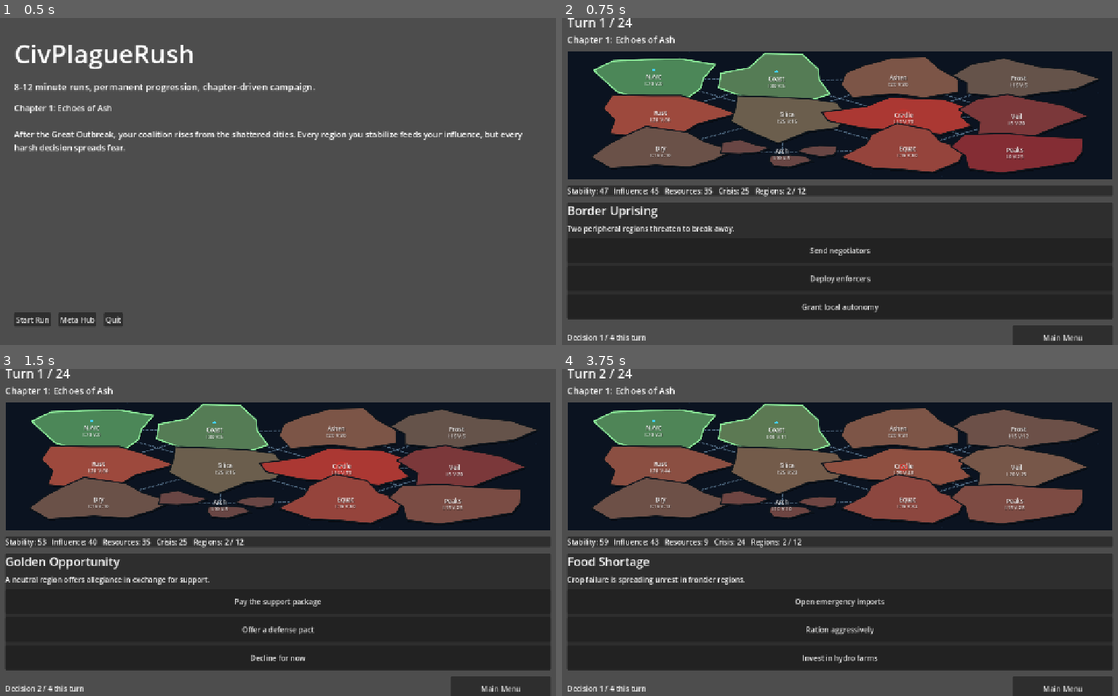
Above: before the commit, frames 1-4 (two rows, left to right).
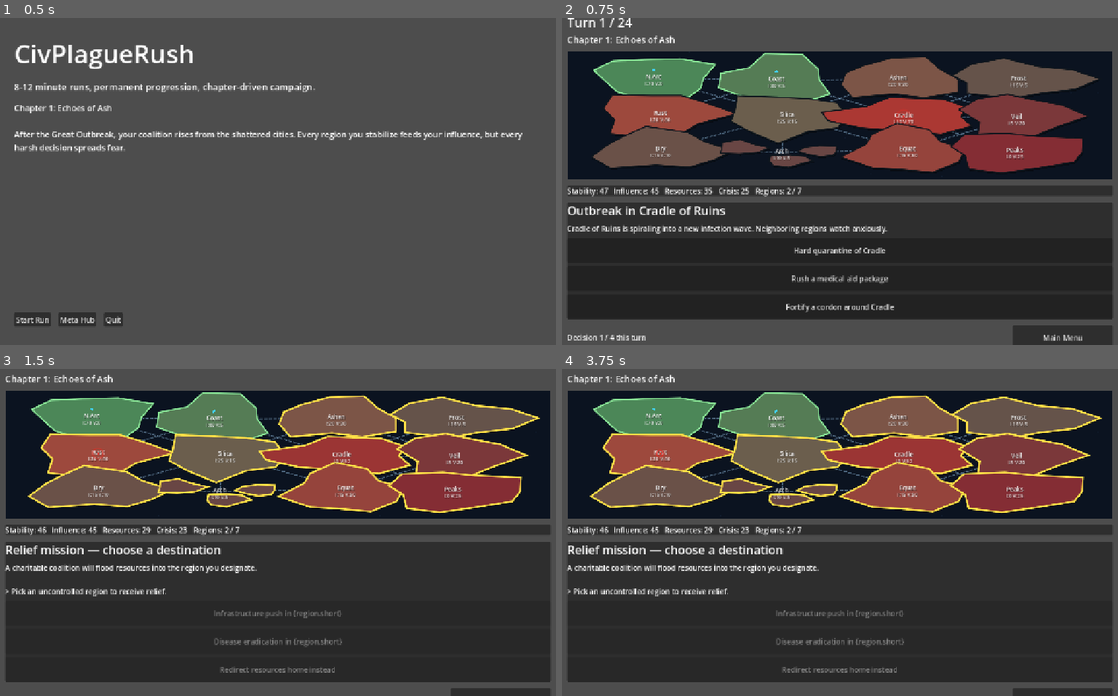
Above: after the commit, the same moments.

Repository: josemarnaiz/civplaguerush
Game: Godot game, scene res://scenes/MainMenu.tscn
The game is run twice, just before and just after one commit, with the same random seed, the same clock (stepped at 60 frames per second) and the same inputs.
Inputs (mouse positions are in pixels of both pictures, inside the frame that each line leads up to):
- Up to frame 1 (0.5 s): no input
- Up to frame 2 (0.75 s): click "Start Run" at 0.5 s
- Up to frame 3 (1.5 s): click (278, 601) at 1.25 s, where only the run before the commit has a clickable "Send negotiators"
- Up to frame 4 (3.75 s): click (840, 601) at 2 s, where only the run before the commit has a clickable "Pay the support package"; click (840, 601) at 2.75 s, where only the run before the commit has a clickable "Lock down trade hubs"; click (840, 601) at 3.5 s, where only the run before the commit has a clickable "Open emergency imports"

Frame 1 is identical in both runs. In frame 2, 1.8% of the frame differs, in the area x 0-60%, y 51-90%; in frame 3, 36%; in frame 4, 37%, in the area x 0-99%, y 0-99%.

Commit message:
Phase 2: regional events with auto and player-chosen targets
Adds spatial decision-making on top of Phase 1: events can now resolve
to a specific region (infection hotspot, contested border, weakest
foothold) or ask the player to pick one on the map. Their effects flow
into the target region and optionally its neighbors.

- data/events.json: four new templated events (outbreak_focus,
  frontier_uprising, defector_cell, relief_mission). New fields
  `template`, `target_filter`, `target_prompt`, `effects_regional`,
  `effects_adjacent`, and `{region.name}` / `{region.short}`
  placeholders in titles, descriptions and choice labels.
- scripts/systems/event_director.gd: rewritten. Resolves templates
  (most_infected, least_influence, bordering_controlled,
  frontier_controlled) before surfacing events, substitutes region
  placeholders, and emits `player_chooses` events with a precomputed
  candidate list. Skips events that can't resolve so the turn still
  fills.
- scripts/systems/world_simulation.gd: apply_effects_regional and
  apply_effects_adjacent as public entry points for the new event
  payloads. Derived stats refresh after each application.
- scripts/run_scene.gd: routes choices through regional/adjacent
  application paths, enters "pick region" mode when an event is
  `player_chooses` (highlights candidates via set_selectable, disables
  choices until a region is picked, bakes the pick back into the
  event), and uses the new `target_control_regions` value in the HUD.
- data/run_config.json: rebalance to 7/12 controlled regions and max
  crisis 50 for win, matching the richer spatial loop.

Validated live via the Godot MCP: templates resolve to expected
regions on the default grid, regional effects update target state,
adjacent effects propagate to neighbors, derived global stats refresh.

Made-with: Cursor

Diff:
--- a/data/events.json
+++ b/data/events.json
@@ -93,5 +93,99 @@
         "effects": { "resources": 2, "influence": -3 }
       }
     ]
+  },
+  {
+    "id": "outbreak_focus",
+    "title": "Outbreak in {region.name}",
+    "description": "{region.name} is spiraling into a new infection wave. Neighboring regions watch anxiously.",
+    "template": "most_infected",
+    "choices": [
+      {
+        "label": "Hard quarantine of {region.short}",
+        "effects_regional": { "infection": -18, "influence": -4, "stability": -3 },
+        "effects": { "resources": -6 }
+      },
+      {
+        "label": "Rush a medical aid package",
+        "effects_regional": { "infection": -10, "stability": 4 },
+        "effects": { "resources": -10 }
+      },
+      {
+        "label": "Fortify a cordon around {region.short}",
+        "effects_regional": { "infection": 6 },
+        "effects_adjacent": { "influence": 2, "infection": -3 },
+        "effects": { "resources": -3 }
+      }
+    ]
+  },
+  {
+    "id": "frontier_uprising",
+    "title": "Unrest on the {region.short} frontier",
+    "description": "Tensions flare in {region.name}, a contested border next to your power.",
+    "template": "bordering_controlled",
+    "choices": [
+      {
+        "label": "Deploy loyalist cadre",
+        "effects_regional": { "influence": 12, "stability": -4 },
+        "effects": { "resources": -5 }
+      },
+      {
+        "label": "Offer trade incentives",
+        "effects_regional": { "influence": 7, "stability": 4 },
+        "effects": { "resources": -8 }
+      },
+      {
+        "label": "Ignore the unrest",
+        "effects_regional": { "infection": 5, "influence": -2 },
+        "effects": { "stability": -2 }
+      }
+    ]
+  },
+  {
+    "id": "defector_cell",
+    "title": "Defector cell in {region.name}",
+    "description": "Rival cells organize out of {region.name}, eyeing your nearby holdings.",
+    "template": "least_influence",
+    "choices": [
+      {
+        "label": "Infiltrate and co-opt",
+        "effects_regional": { "influence": 8 },
+        "effects": { "resources": -6, "crisis": 2 }
+      },
+      {
+        "label": "Economic siege on {region.short}",
+        "effects_regional": { "influence": 5, "stability": -6 },
+        "effects": { "resources": -3 }
+      },
+      {
+        "label": "Let them bleed themselves",
+        "effects_adjacent": { "infection": 3 },
+        "effects": { "crisis": 3 }
+      }
+    ]
+  },
+  {
+    "id": "relief_mission",
+    "title": "Relief mission — choose a destination",
+    "description": "A charitable coalition will flood resources into the region you designate.",
+    "template": "player_chooses",
+    "target_filter": "uncontrolled",
+    "target_prompt": "Pick an uncontrolled region to receive relief.",
+    "choices": [
+      {
+        "label": "Infrastructure push in {region.short}",
+        "effects_regional": { "influence": 10, "stability": 5 },
+        "effects": { "resources": -8 }
+      },
+      {
+        "label": "Disease eradication in {region.short}",
+        "effects_regional": { "infection": -15, "stability": 3 },
+        "effects": { "resources": -10 }
+      },
+      {
+        "label": "Redirect resources home instead",
+        "effects": { "resources": 6, "influence": -3 }
+      }
+    ]
   }
 ]
--- a/data/run_config.json
+++ b/data/run_config.json
@@ -13,8 +13,8 @@
     "control_regions": 2
   },
   "win_conditions": {
-    "target_control_regions": 8,
-    "max_crisis_for_win": 60
+    "target_control_regions": 7,
+    "max_crisis_for_win": 50
   },
   "lose_conditions": {
     "stability_below": 10,
--- a/scripts/run_scene.gd
+++ b/scripts/run_scene.gd
@@ -35,6 +35,10 @@
 var current_event_index: int = 0
 var decisions_this_turn: int = 0
 
+# True while the active event is waiting for the player to click a region
+# before choices become selectable.
+var _awaiting_region_pick: bool = false
+
 
 func _ready() -> void:
 	back_button.pressed.connect(_on_back_pressed)
@@ -78,7 +82,7 @@
 	var min_decisions: int = int(config.get("decisions_per_turn_min", 3))
 	var max_decisions: int = int(config.get("decisions_per_turn_max", 4))
 	decisions_this_turn = randi_range(min_decisions, max_decisions)
-	current_turn_events = event_director.next_choices(decisions_this_turn)
+	current_turn_events = event_director.next_choices(decisions_this_turn, world_simulation.region_grid)
 	current_event_index = 0
 
 	_render_state()
@@ -88,12 +92,14 @@
 func _render_state() -> void:
 	turn_label.text = "Turn %d / %d" % [world_simulation.turn_index + 1, world_simulation.turns_total]
 	var s: Dictionary = world_simulation.world_state
-	stats_label.text = "Stability: %d   Influence: %d   Resources: %d   Crisis: %d   Regions: %d / 12" % [
+	var target: int = int(config.get("win_conditions", {}).get("target_control_regions", 7))
+	stats_label.text = "Stability: %d   Influence: %d   Resources: %d   Crisis: %d   Regions: %d / %d" % [
 		int(s.get("stability", 0)),
 		int(s.get("influence", 0)),
 		int(s.get("resources", 0)),
 		int(s.get("crisis", 0)),
-		int(s.get("control_regions", 0))
+		int(s.get("control_regions", 0)),
+		target
 	]
 	progress_label.text = "Decision %d / %d this turn" % [current_event_index + 1, max(1, decisions_this_turn)]
 	_refresh_region_map()
@@ -111,36 +117,113 @@
 		child.queue_free()
 
 	if current_turn_events.is_empty() or current_event_index >= current_turn_events.size():
+		_end_region_pick_mode()
 		_finalize_turn()
 		return
 
 	var event_data: Dictionary = current_turn_events[current_event_index]
+	var kind: String = String(event_data.get("_kind", "global"))
+
 	event_title_label.text = String(event_data.get("title", "Unknown Event"))
 	event_description_label.text = String(event_data.get("description", "No description."))
 
 	var profile: Dictionary = platform_profile.current_profile()
 	var min_size: Vector2i = profile.get("button_min_size", Vector2i(220, 54))
+
+	if kind == "player_chooses":
+		_begin_region_pick_mode(event_data)
+	else:
+		_end_region_pick_mode()
 
 	for choice in event_data.get("choices", []):
 		var button := Button.new()
 		button.text = String(choice.get("label", "Choose"))
 		button.autowrap_mode = TextServer.AUTOWRAP_WORD_SMART
 		button.custom_minimum_size = Vector2(min_size.x, min_size.y)
+		button.disabled = _awaiting_region_pick
 		button.pressed.connect(_on_choice_selected.bind(choice))
 		choices_container.add_child(button)
 
 	_render_state()
 
 
+# --- Regional pick mode ----------------------------------------------------
+
+func _begin_region_pick_mode(event_data: Dictionary) -> void:
+	_awaiting_region_pick = true
+	var candidates: Array = event_data.get("_candidates", [])
+	if region_map.has_method("set_selectable"):
+		region_map.set_selectable(candidates)
+
+	var prompt: String = String(event_data.get("target_prompt", "Pick a region on the map."))
+	event_description_label.text = "%s\n\n> %s" % [
+		String(event_data.get("description", "")),
+		prompt
+	]
+
+
+func _end_region_pick_mode() -> void:
+	_awaiting_region_pick = false
+	if region_map.has_method("clear_selectable"):
+		region_map.clear_selectable()
+
+
+# --- Signals ---------------------------------------------------------------
+
 func _on_choice_selected(choice: Dictionary) -> void:
-	world_simulation.apply_effects(choice.get("effects", {}))
+	if _awaiting_region_pick:
+		# Guardrail: buttons should be disabled, but ignore stray clicks just in case.
+		return
+
+	var event_data: Dictionary = current_turn_events[current_event_index]
+	var target_id: String = String(event_data.get("_target_region_id", ""))
+
+	var global_effects: Dictionary = choice.get("effects", {})
+	if not global_effects.is_empty():
+		world_simulation.apply_effects(global_effects)
+
+	var regional_effects: Dictionary = choice.get("effects_regional", {})
+	if not regional_effects.is_empty() and target_id != "":
+		world_simulation.apply_effects_regional(target_id, regional_effects)
+
+	var adjacent_effects: Dictionary = choice.get("effects_adjacent", {})
+	if not adjacent_effects.is_empty() and target_id != "":
+		world_simulation.apply_effects_adjacent(target_id, adjacent_effects)
+
 	current_event_index += 1
 	_render_current_event()
 
 
-func _on_region_clicked(_region_id: String) -> void:
-	# Phase 2 will use this for regional event targeting. Keep as a no-op for now.
-	pass
+func _on_region_clicked(region_id: String) -> void:
+	if not _awaiting_region_pick:
+		return
+	if current_turn_events.is_empty() or current_event_index >= current_turn_events.size():
+		return
+
+	var event_data: Dictionary = current_turn_events[current_event_index]
+	if String(event_data.get("_kind", "")) != "player_chooses":
+		return
+
+	var region: Dictionary = world_simulation.region_grid.get_region(region_id)
+	if region.is_empty():
+		return
+
+	# Bake the chosen region into the event so the rest of the flow behaves as a
+	# regular regional_auto event from here on.
+	event_data["_target_region_id"] = region_id
+	event_data["_kind"] = "regional_auto"
+	event_data["title"] = event_director.format_text(String(event_data.get("title", "")), region)
+	event_data["description"] = event_director.format_text(String(event_data.get("description", "")), region)
+	var rendered: Array = []
+	for choice in event_data.get("choices", []):
+		var c: Dictionary = choice.duplicate(true)
+		c["label"] = event_director.format_text(String(c.get("label", "")), region)
+		rendered.append(c)
+	event_data["choices"] = rendered
+
+	current_turn_events[current_event_index] = event_data
+	_end_region_pick_mode()
+	_render_current_event()
 
 
 func _finalize_turn() -> void:
--- a/scripts/systems/event_director.gd
+++ b/scripts/systems/event_director.gd
@@ -1,5 +1,11 @@
 class_name EventDirector
 extends RefCounted
+
+# Resolves event templates against the current RegionGrid so the UI receives
+# fully-rendered events with `_target_region_id` set (for auto-resolved
+# templates) or a `_candidates` list (for player-targeted events).
+
+const CONTROL_THRESHOLD: int = 60
 
 var _events: Array = []
 var _rng: RandomNumberGenerator = RandomNumberGenerator.new()
@@ -10,19 +16,166 @@
 	_rng.randomize()
 
 
-func next_choices(decision_count: int) -> Array:
+# region_grid: RegionGrid (RefCounted). Optional — if null, templated events
+# are skipped and only global events are emitted.
+func next_choices(decision_count: int, region_grid = null) -> Array:
 	if _events.is_empty():
 		return []
 
 	var count: int = clampi(decision_count, 1, 4)
 	var selected: Array = []
 	var used_indexes: Dictionary = {}
+	var safety: int = _events.size() * 3
 
-	while selected.size() < count and used_indexes.size() < _events.size():
+	while selected.size() < count and used_indexes.size() < _events.size() and safety > 0:
+		safety -= 1
 		var idx: int = _rng.randi_range(0, _events.size() - 1)
 		if used_indexes.has(idx):
 			continue
 		used_indexes[idx] = true
-		selected.append(_events[idx])
+
+		var resolved: Dictionary = _resolve(_events[idx], region_grid)
+		if String(resolved.get("_kind", "")) == "skip":
+			continue
+		selected.append(resolved)
 
 	return selected
+
+
+# --- Resolution ------------------------------------------------------------
+
+func _resolve(event: Dictionary, region_grid) -> Dictionary:
+	var out: Dictionary = event.duplicate(true)
+	var template: String = String(out.get("template", ""))
+
+	if template.is_empty():
+		out["_kind"] = "global"
+		return out
+
+	if region_grid == null:
+		# Can't resolve templated events without a grid.
+		return { "_kind": "skip" }
+
+	if template == "player_chooses":
+		var filter: String = String(out.get("target_filter", "any"))
+		var candidates: Array = _candidates_for(filter, region_grid)
+		if candidates.is_empty():
+			return { "_kind": "skip" }
+		out["_kind"] = "player_chooses"
+		out["_candidates"] = candidates
+		return out
+
+	var target_id: String = _pick_region(template, region_grid)
+	if target_id.is_empty():
+		return { "_kind": "skip" }
+
+	var region: Dictionary = region_grid.get_region(target_id)
+	out["_kind"] = "regional_auto"
+	out["_target_region_id"] = target_id
+	out["title"] = format_text(String(out.get("title", "")), region)
+	out["description"] = format_text(String(out.get("description", "")), region)
+	var rendered_choices: Array = []
+	for choice in out.get("choices", []):
+		var c: Dictionary = choice.duplicate(true)
+		c["label"] = format_text(String(c.get("label", "")), region)
+		rendered_choices.append(c)
+	out["choices"] = rendered_choices
+	return out
+
+
+# --- Template strategies ---------------------------------------------------
+
+func _pick_region(template: String, region_grid) -> String:
+	var ids: Array = region_grid.region_order.duplicate()
+	match template:
+		"most_infected":
+			ids.sort_custom(func(a, b): return int(region_grid.regions[a]["infection"]) > int(region_grid.regions[b]["infection"]))
+			ids = _filter_infected_above(ids, region_grid, 10)
+		"least_influence":
+			ids.sort_custom(func(a, b): return int(region_grid.regions[a]["influence"]) < int(region_grid.regions[b]["influence"]))
+			ids = _filter_influence_below(ids, region_grid, CONTROL_THRESHOLD)
+		"bordering_controlled":
+			ids = _filter_bordering_controlled(ids, region_grid)
+			ids.sort_custom(func(a, b): return int(region_grid.regions[a]["infection"]) > int(region_grid.regions[b]["infection"]))
+		"frontier_controlled":
+			ids = _filter_frontier_controlled(ids, region_grid)
+		_:
+			# Unknown template: pick at random so a new tag never silently kills an event.
+			ids.shuffle()
+	if ids.is_empty():
+		return ""
+	return String(ids[0])
+
+
+func _filter_infected_above(ids: Array, region_grid, threshold: int) -> Array:
+	var out: Array = []
+	for id in ids:
+		if int(region_grid.regions[id]["infection"]) > threshold:
+			out.append(id)
+	return out
+
+
+func _filter_influence_below(ids: Array, region_grid, threshold: int) -> Array:
+	var out: Array = []
+	for id in ids:
+		if int(region_grid.regions[id]["influence"]) < threshold:
+			out.append(id)
+	return out
+
+
+func _filter_bordering_controlled(ids: Array, region_grid) -> Array:
+	var out: Array = []
+	for id in ids:
+		var region: Dictionary = region_grid.regions[id]
+		if int(region["influence"]) >= CONTROL_THRESHOLD:
+			continue
+		for nid in region.get("neighbors", []):
+			if region_grid.regions.has(nid) and int(region_grid.regions[nid]["influence"]) >= CONTROL_THRESHOLD:
+				out.append(id)
+				break
+	return out
+
+
+func _filter_frontier_controlled(ids: Array, region_grid) -> Array:
+	var out: Array = []
+	for id in ids:
+		var region: Dictionary = region_grid.regions[id]
+		if int(region["influence"]) < CONTROL_THRESHOLD:
+			continue
+		for nid in region.get("neighbors", []):
+			if region_grid.regions.has(nid) and int(region_grid.regions[nid]["influence"]) < CONTROL_THRESHOLD:
+				out.append(id)
+				break
+	return out
+
+
+func _candidates_for(filter: String, region_grid) -> Array:
+	var ids: Array = region_grid.region_order.duplicate()
+	var out: Array = []
+	for id in ids:
+		var region: Dictionary = region_grid.regions[id]
+		match filter:
+			"uncontrolled":
+				if int(region["influence"]) < CONTROL_THRESHOLD:
+					out.append(id)
+			"controlled":
+				if int(region["influence"]) >= CONTROL_THRESHOLD:
+					out.append(id)
+			"infected":
+				if int(region["infection"]) >= 30:
+					out.append(id)
+			"healthy":
+				if int(region["infection"]) < 20:
+					out.append(id)
+			_:
+				out.append(id)
+	return out
+
+
+# --- Placeholders ----------------------------------------------------------
+
+# Public so RunScene can format a `player_chooses` event after the player clicks.
+func format_text(source: String, region: Dictionary) -> String:
+	return source \
+		.replace("{region.name}", String(region.get("name", ""))) \
+		.replace("{region.short}", String(region.get("short", "")))
--- a/scripts/systems/world_simulation.gd
+++ b/scripts/systems/world_simulation.gd
@@ -85,6 +85,23 @@
 	_recompute_derived()
 
 
+# Phase 2: apply a choice's regional payload to the resolved target region.
+# Accepts the same keys as apply_regional_effect (influence, infection, stability).
+func apply_effects_regional(target_id: String, effects: Dictionary) -> void:
+	if target_id.is_empty() or effects.is_empty():
+		return
+	region_grid.apply_regional_effect(target_id, effects)
+	_recompute_derived()
+
+
+# Phase 2: apply a choice's adjacent payload to every neighbor of the target.
+func apply_effects_adjacent(target_id: String, effects: Dictionary) -> void:
+	if target_id.is_empty() or effects.is_empty():
+		return
+	region_grid.apply_adjacent_effect(target_id, effects)
+	_recompute_derived()
+
+
 func apply_passive_turn_effects(meta_modifiers: Dictionary) -> void:
 	world_state["resources"] = clampi(int(world_state["resources"]) + int(meta_modifiers.get("resources_per_turn", 0)), 0, 100)
 
